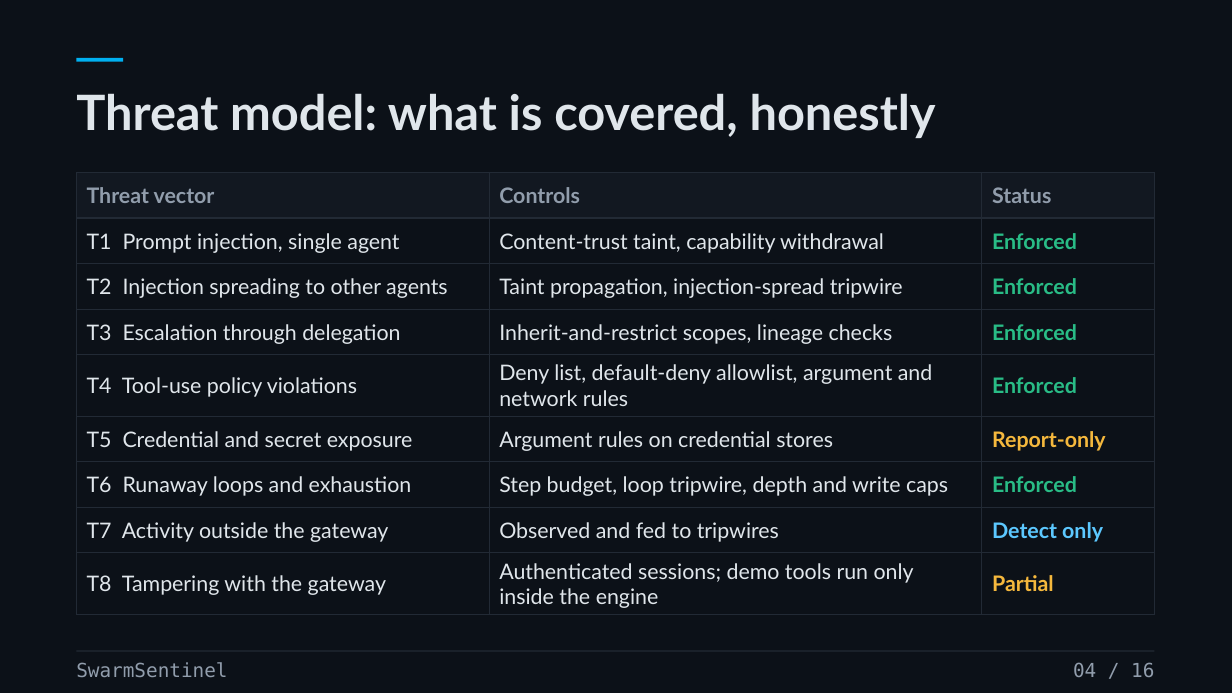
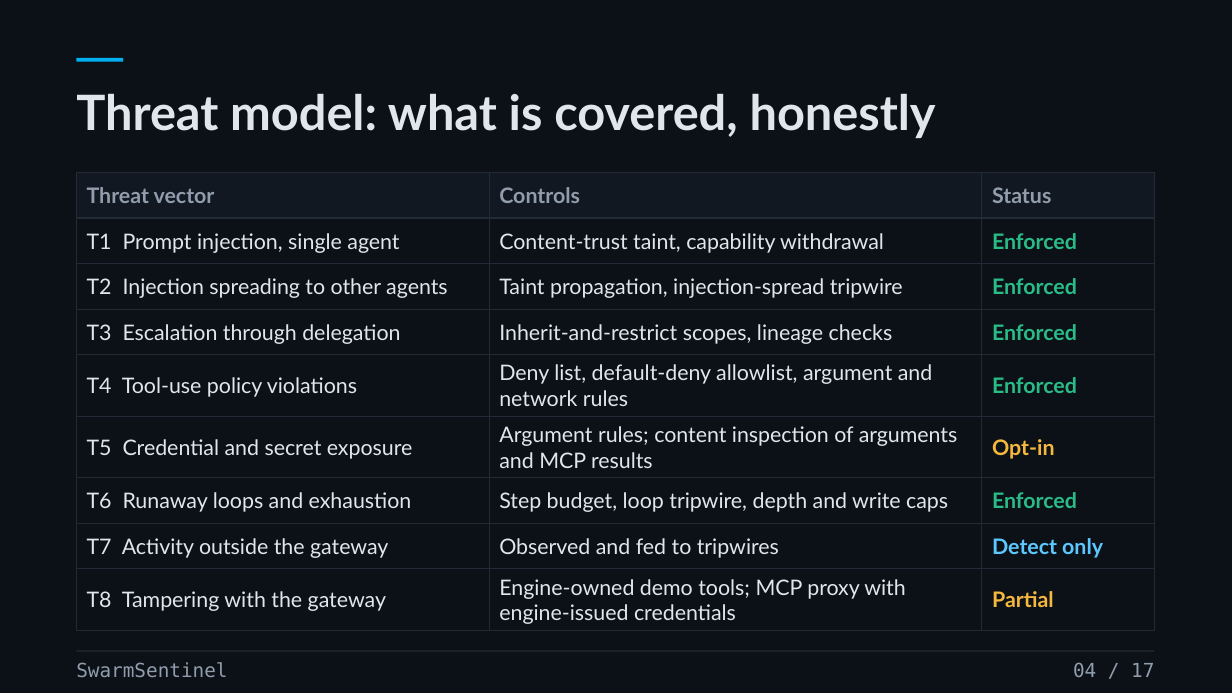
Before and after one commit to prasad-m-k/swarmsentinel, a slide deck: slide 4 of docs/source-materials/SwarmSentinel-v3---Live-Containment.pptx. Drawn at 1232x693 pixels with LibreOffice and Linux fonts; fonts in the diff are those of the drawing. Boxes give left, top, right and bottom in pixels: in the first picture for what was removed or moved away, otherwise in the second. Text is boxed around its words. In the diff, an @@ line names an element or a change of style, - is before the commit and + after.

```diff
--- a/docs/source-materials/SwarmSentinel-v3---Live-Containment.pptx
+++ b/docs/source-materials/SwarmSentinel-v3---Live-Containment.pptx
@@ table at [76, 172, 1154, 628] @@
-row 6, column 2: Argument rules on credential stores
+row 6, column 2: Argument rules; content inspection of arguments and MCP results
-row 6, column 3: Report-only
+row 6, column 3: Opt-in
-row 9, column 2: Authenticated sessions; demo tools run only inside the engine
+row 9, column 2: Engine-owned demo tools; MCP proxy with engine-issued credentials
@@ text at [1073, 662, 1154, 677]: text changed @@
-04 / 16
+04 / 17
```
Also in this commit, not shown: 15 other slides changed, 1 slide added, 54 other files.
